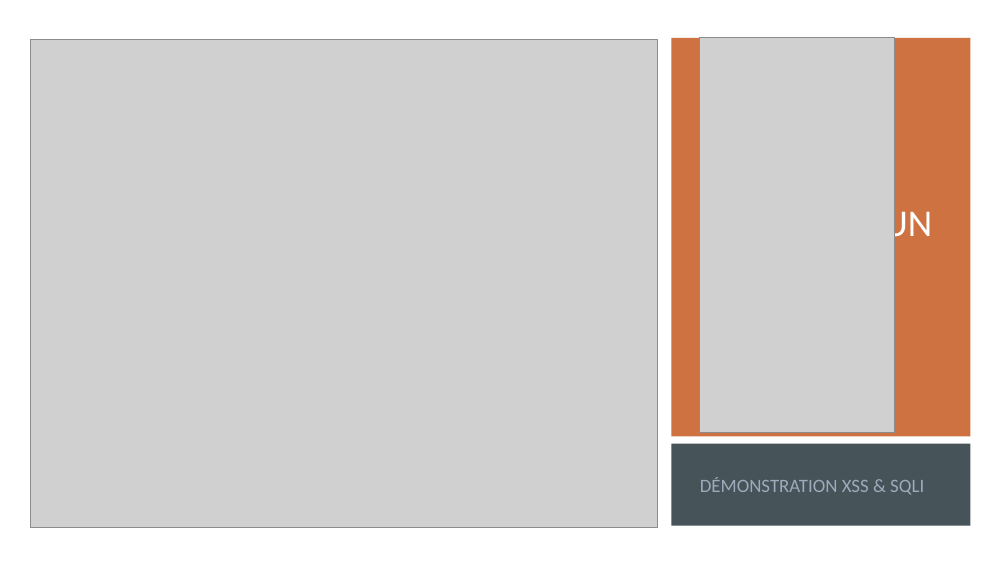
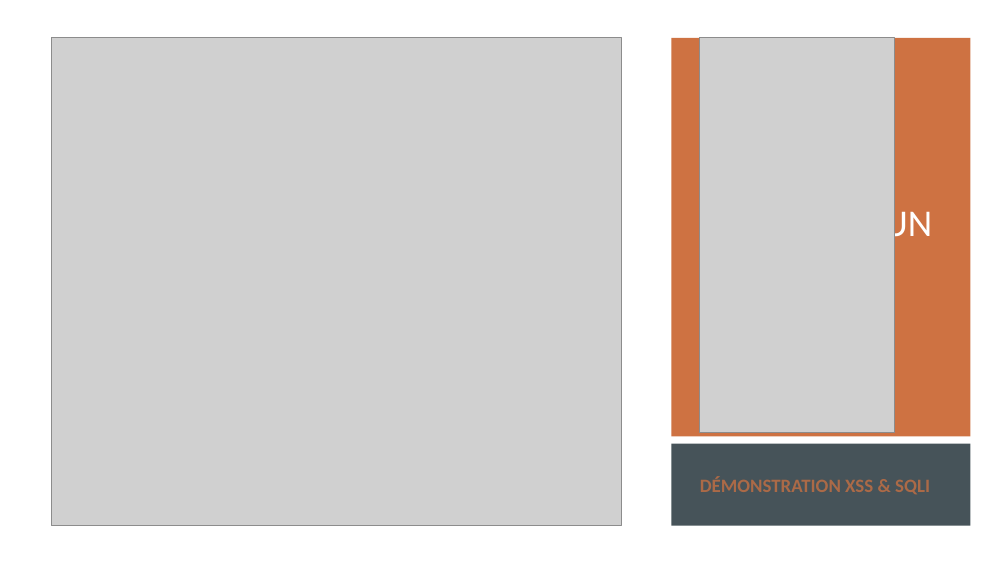
Before and after one commit to whersmyelephant/XSS-SQLi, a slide deck: slide 1 of Démonstration XSS & SQLi.pptx. Drawn at 1008x567 pixels with LibreOffice and Linux fonts; fonts in the diff are those of the drawing; grey boxes stand for pictures. Boxes give left, top, right and bottom in pixels: in the first picture for what was removed or moved away, otherwise in the second. Text is boxed around its words. In the diff, an @@ line names an element or a change of style, - is before the commit and + after.

```diff
--- a/Démonstration XSS & SQLi.pptx
+++ b/Démonstration XSS & SQLi.pptx
@@ picture: place and size @@
-picture at box(30, 40, 658, 528)
+picture at box(51, 38, 622, 526)
@@ subtitle "DÉMONSTRATION XSS & SQLI" at box(700, 477, 930, 494): text colour #BDC8DB at 75% opacity to #CE7242 at 75% opacity, bold on @@
```
Also in this commit, not shown: 1 other slide changed, 8 other files.
